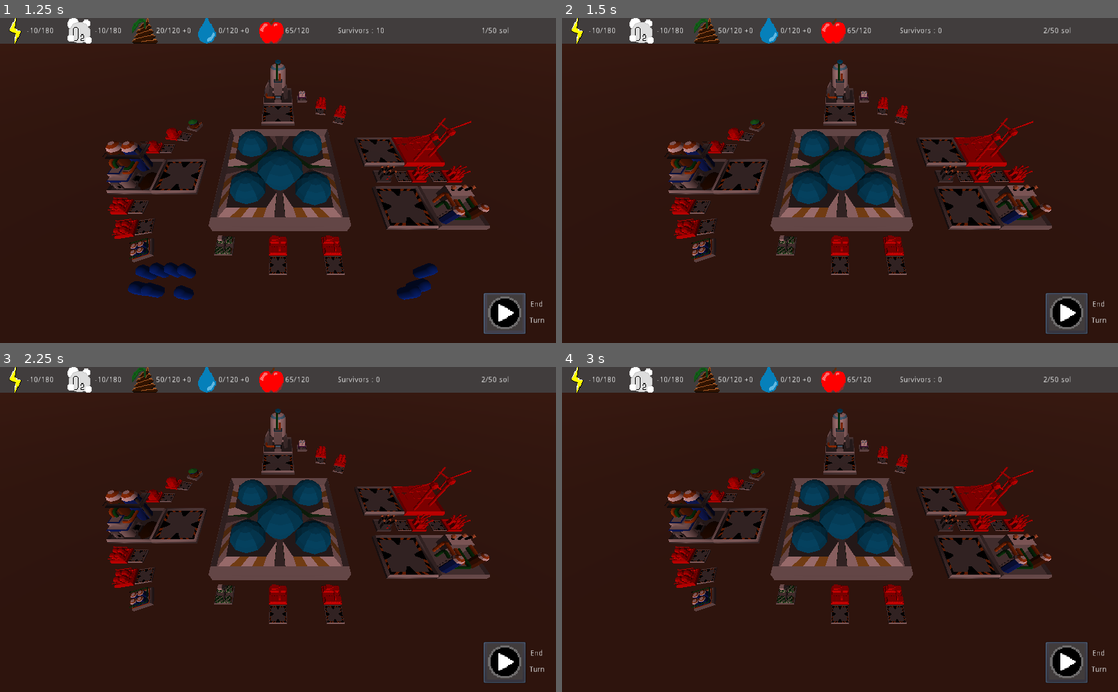
Above: before the commit, frames 1-4 (two rows, left to right).
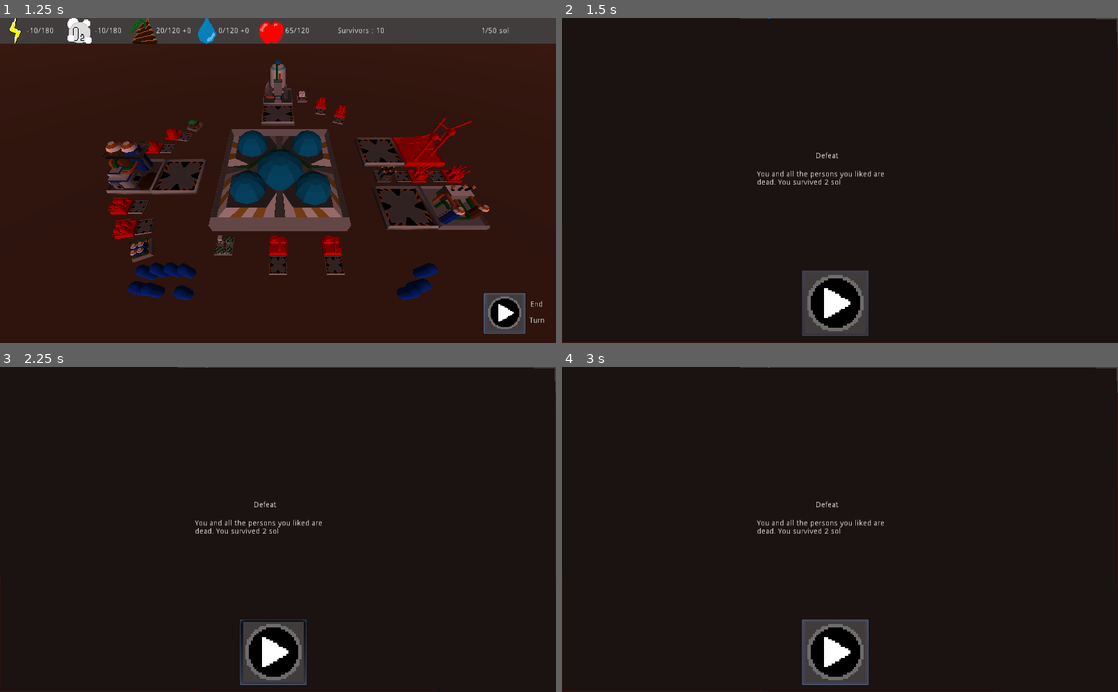
Above: after the commit, the same moments.

Repository: AngryCyboot/LD52
Game: Godot game, scene res://Scènes/Scene principale.tscn
Two runs of this game, one before a commit and one after it. Both use one fixed random seed, a clock stepped at 60 frames per second and the inputs below.
Inputs (mouse positions are in pixels of both pictures, inside the frame that each line leads up to):
- Up to frame 1 (1.25 s): click (505, 313) at 0.5 s
- Up to frame 2 (1.5 s): tap Enter at 1.25 s; move the mouse to (962, 164) at 1.27 s; hold D from 1.28 s (still down); tap I at 1.35 s; click (962, 164) at 1.42 s
- Up to frame 3 (2.25 s): release D at 2 s; click (272, 653) at 2.02 s
- Up to frame 4 (3 s): click (834, 653) at 2.77 s

Frame 1 is identical in both runs. In frame 2, 30% of the frame differs, in the area x 0-100%, y 0-99%; in frame 3, 30%; in frame 4, 30%.

Commit message:
fix losing check

Diff:
--- a/GodotFiles/scripts/Scene principale.gd
+++ b/GodotFiles/scripts/Scene principale.gd
@@ -182,5 +182,7 @@
 	UI.update(allTheThings)
 	if UI.phase():
 		endTurn()
+		allTheThings = [energy,oxy,shit,water,food,turn,survivors]
+		UI.update(allTheThings)
 		UI.passTurn()
 	pass
